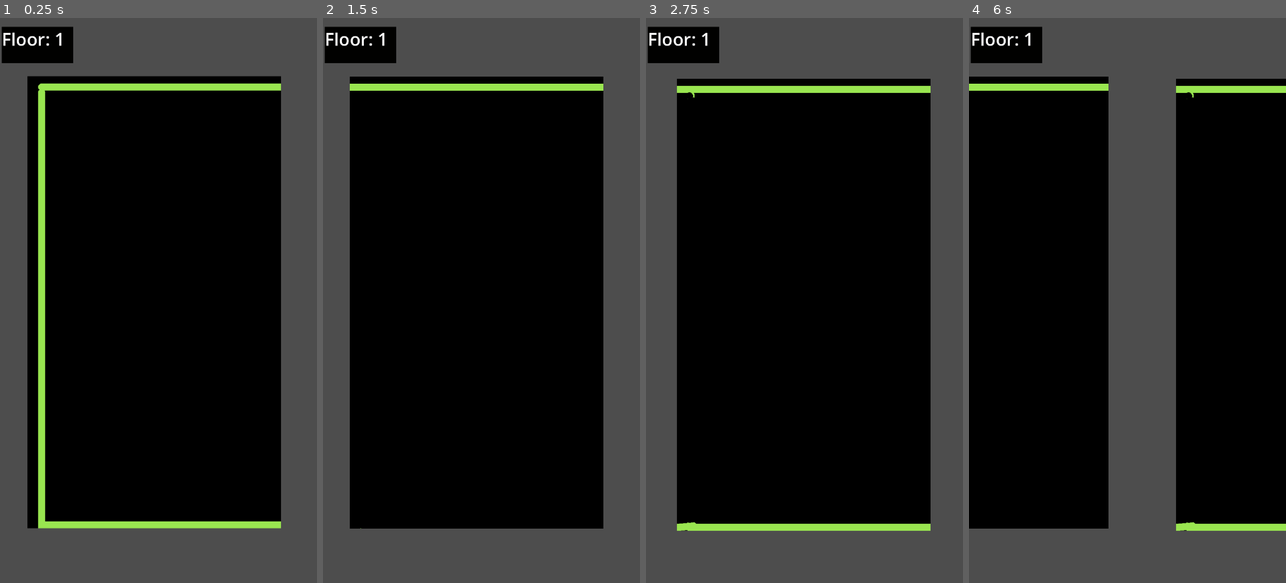
Above: before the commit, frames 1-4 (left to right).
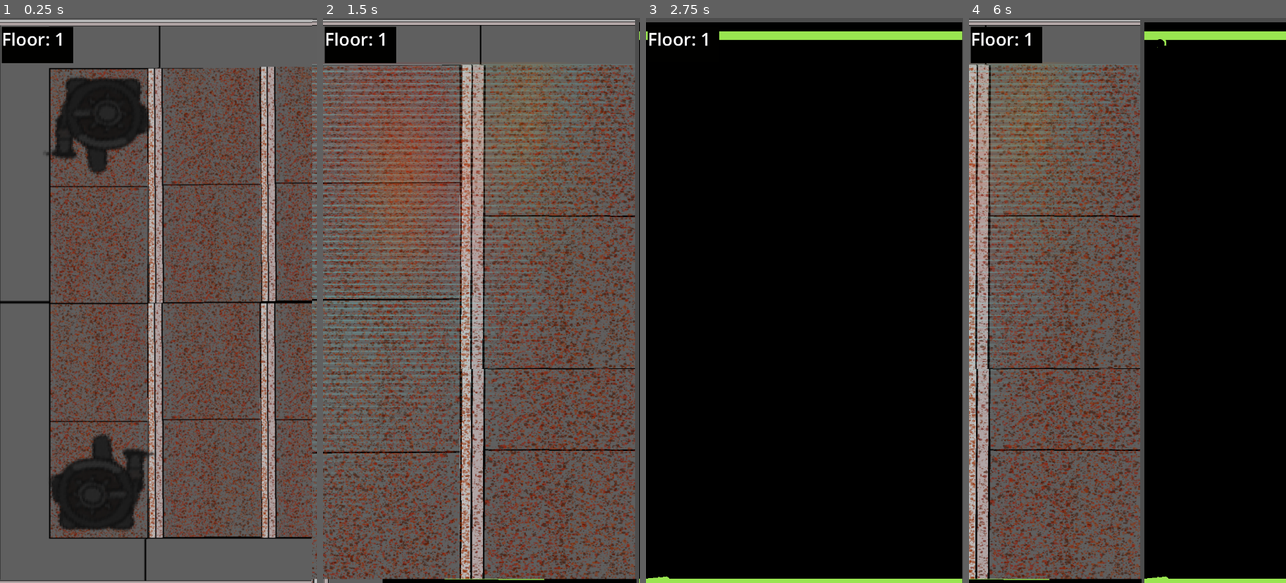
Above: after the commit, the same moments.

Repository: Makktu/ScrollingAdventure
Game: Godot game, scene res://scenes/test_scene_1.tscn
Same seed, same stepped clock (60 frames per second), same inputs: the game is played once before the commit and once after it.
Inputs:
- Up to frame 1 (0.25 s): no input
- Up to frame 2 (1.5 s): tap Enter at 0.5 s; hold Right (ui_right) 0.53-1.28 s; tap Space at 1.25 s; hold Down (ui_down) from 1.28 s (still down)
- Up to frame 3 (2.75 s): tap Enter at 2 s; release Down (ui_down) at 2.03 s; hold Right (ui_right) from 2.03 s (still down)
- Up to frame 4 (6 s): tap Space at 2.75, 4.25 s; release Right (ui_right) at 2.78 s; hold Up (ui_up) 2.78-3.53 s; tap Enter at 3.5 s; hold Left (ui_left) 3.53-5.03 s; hold Down (ui_down) 5.03-5.78 s; hold Right (ui_right) from 5.78 s (still down)

The runs differ from the first frame. In frame 1, 68% of the frame differs, in the area x 0-100%, y 0-100%; in frame 2, 79%; in frame 3, 36%; in frame 4, 60%.

Commit message:
rudimentary environments testing

Diff:
--- a/scenes/test_scene_2.tscn
+++ b/scenes/test_scene_2.tscn
@@ -21,32 +21,26 @@
 
 [node name="loc_1" type="Sprite2D" parent="locations"]
 position = Vector2(360.5, 642.5)
-scale = Vector2(0.8, 0.8)
 texture = ExtResource("1_30a8e")
 
 [node name="loc_2" type="Sprite2D" parent="locations"]
 position = Vector2(1079, 643)
-scale = Vector2(0.8, 0.8)
 texture = ExtResource("2_e4kac")
 
 [node name="loc_3" type="Sprite2D" parent="locations"]
 position = Vector2(1808, 648)
-scale = Vector2(0.8, 0.8)
 texture = ExtResource("7_pkatc")
 
 [node name="loc_4" type="Sprite2D" parent="locations"]
 position = Vector2(2550.5, 647.75)
-scale = Vector2(0.8, 0.8)
 texture = ExtResource("4_mwgcs")
 
 [node name="loc_5" type="Sprite2D" parent="locations"]
 position = Vector2(361, 1921)
-scale = Vector2(0.8, 0.8)
 texture = ExtResource("5_xlwog")
 
 [node name="loc_6" type="Sprite2D" parent="locations"]
 position = Vector2(1082, 1909)
-scale = Vector2(0.8, 0.8)
 texture = ExtResource("6_utits")
 
 [node name="enemy_1" parent="locations/loc_6" instance=ExtResource("2_y23an")]
@@ -54,50 +48,40 @@
 
 [node name="loc_7" type="Sprite2D" parent="locations"]
 position = Vector2(1796, 1921)
-scale = Vector2(0.8, 0.8)
 texture = ExtResource("8_jri56")
 
 [node name="loc_8" type="Sprite2D" parent="locations"]
 position = Vector2(2538.5, 1920.75)
-scale = Vector2(0.8, 0.8)
 texture = ExtResource("5_y4a16")
 
 [node name="loc_9" type="Sprite2D" parent="locations"]
 position = Vector2(358, 3196)
-scale = Vector2(0.8, 0.8)
 texture = ExtResource("10_5vs5t")
 
 [node name="loc_10" type="Sprite2D" parent="locations"]
 position = Vector2(1087, 3204)
-scale = Vector2(0.8, 0.8)
 texture = ExtResource("11_74ekx")
 
 [node name="loc_11" type="Sprite2D" parent="locations"]
 position = Vector2(1810, 3198)
-scale = Vector2(0.8, 0.8)
 texture = ExtResource("7_pkatc")
 
 [node name="loc_12" type="Sprite2D" parent="locations"]
 position = Vector2(2552.5, 3197.75)
-scale = Vector2(0.8, 0.8)
 texture = ExtResource("8_jri56")
 
 [node name="loc_13" type="Sprite2D" parent="locations"]
 position = Vector2(381.499, 4492.75)
-scale = Vector2(0.8, 0.8)
 texture = ExtResource("1_30a8e")
 
 [node name="loc_14" type="Sprite2D" parent="locations"]
 position = Vector2(1110.5, 4500.75)
-scale = Vector2(0.8, 0.8)
 texture = ExtResource("12_70g80")
 
 [node name="loc_15" type="Sprite2D" parent="locations"]
 position = Vector2(1833.5, 4494.75)
-scale = Vector2(0.8, 0.8)
 texture = ExtResource("7_pkatc")
 
 [node name="loc_16" type="Sprite2D" parent="locations"]
 position = Vector2(2576, 4494.5)
-scale = Vector2(0.8, 0.8)
 texture = ExtResource("8_jri56")
Binary file changed: assets/environment/0100.png
Binary file changed: assets/environment/0111.png
Binary file changed: assets/environment/1110.png
Binary file changed: assets/environment/1111.png
Not shown, changed: .DS_Store
Not shown, changed: README.md
Not shown, changed: assets/.DS_Store
